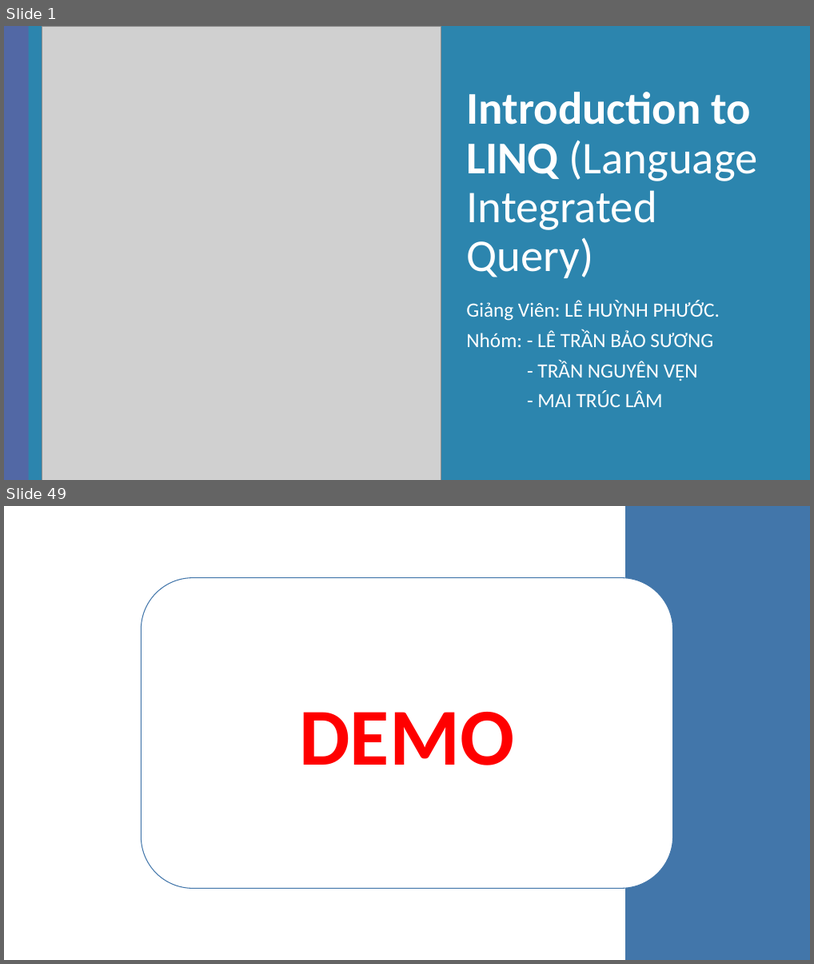
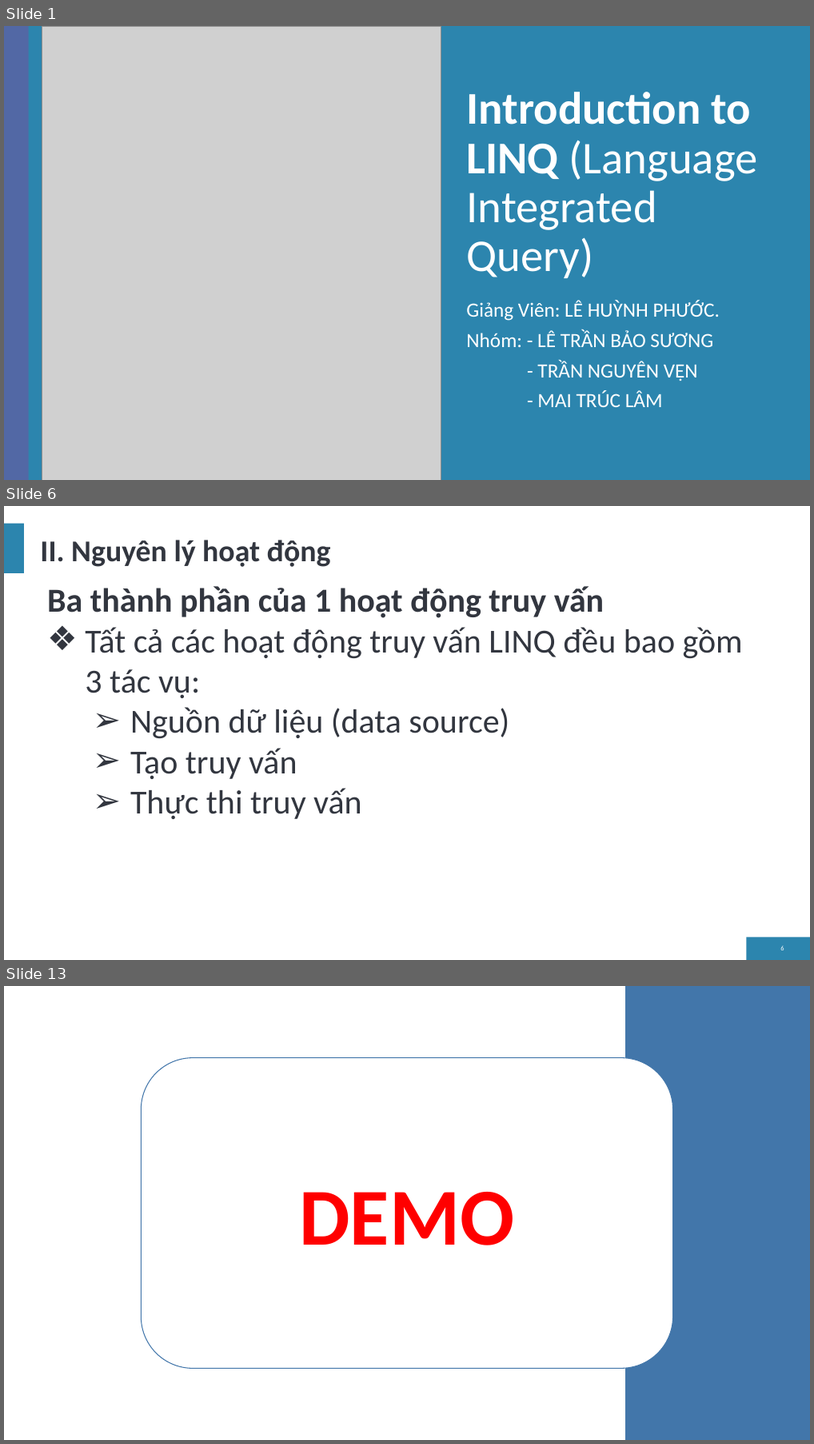
Before and after one commit to letranbaosuong/Lap-Trinh-Moi-Truong-Truc-Quan, a slide deck: Bao_Cao/LinQ.pptx. Shown one above the other, each under a label of ours: slides 1 and 49 before the commit, slides 1, 6 and 13 after it; the slides between them are not shown. The pictures are 814x964 and 814x1444 pixels, drawn with LibreOffice and Linux fonts; fonts in the diff are those of the drawing; grey boxes stand for pictures; background and template pictures are left out. Boxes give left, top, right and bottom in pixels: in the first picture for what was removed or moved away, otherwise in the second. Text is boxed around its words. In the diff, an @@ line names an element or a change of style, - is before the commit and + after.

```diff
--- a/Bao_Cao/LinQ.pptx
+++ b/Bao_Cao/LinQ.pptx
@@ slide 6 added at bbox=[4, 506, 810, 960], background #FFFFFF; not listed: 2 template elements that a slide beside it also shows @@
@@ title added at bbox=[40, 540, 331, 567], 36 pt, text #32363F, bold @@
+II. Nguyên lý hoạt động
@@ text added at bbox=[47, 586, 743, 819], 40 pt, text #32363F @@
+Ba thành phần của 1 hoạt động truy vấn
+❖ Tất cả các hoạt động truy vấn LINQ đều bao gồm 3 tác vụ:
+➢ Nguồn dữ liệu (data source)
+➢ Tạo truy vấn
+➢ Thực thi truy vấn
@@ page number added at bbox=[781, 945, 784, 950], 8 pt, text #FFFFFF @@
+6
@@ what was slide 49 is now slide 13 @@
```
Also in this commit, not shown: 10 other slides added, 55 slides removed, 46 other files.
